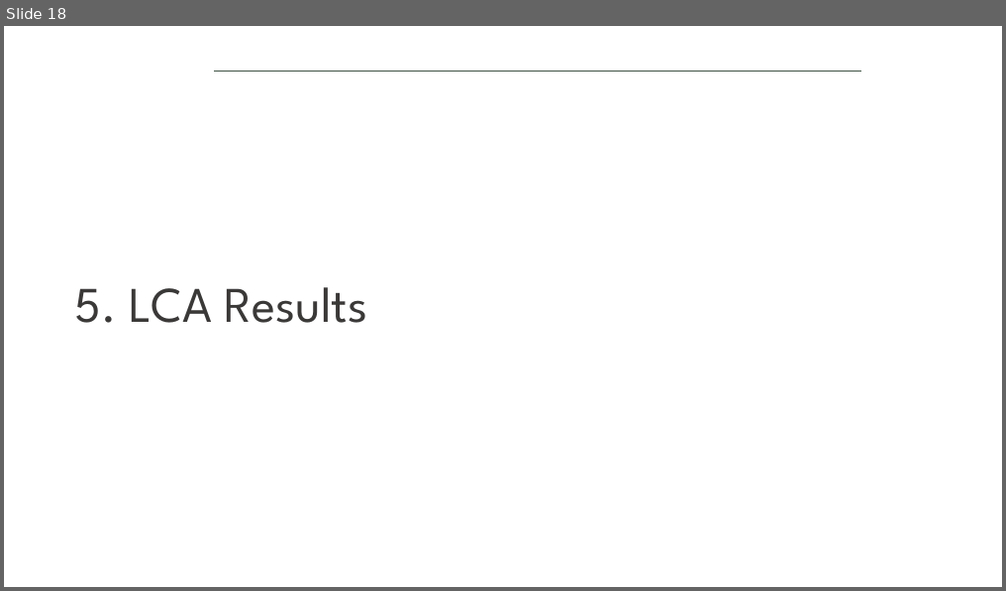
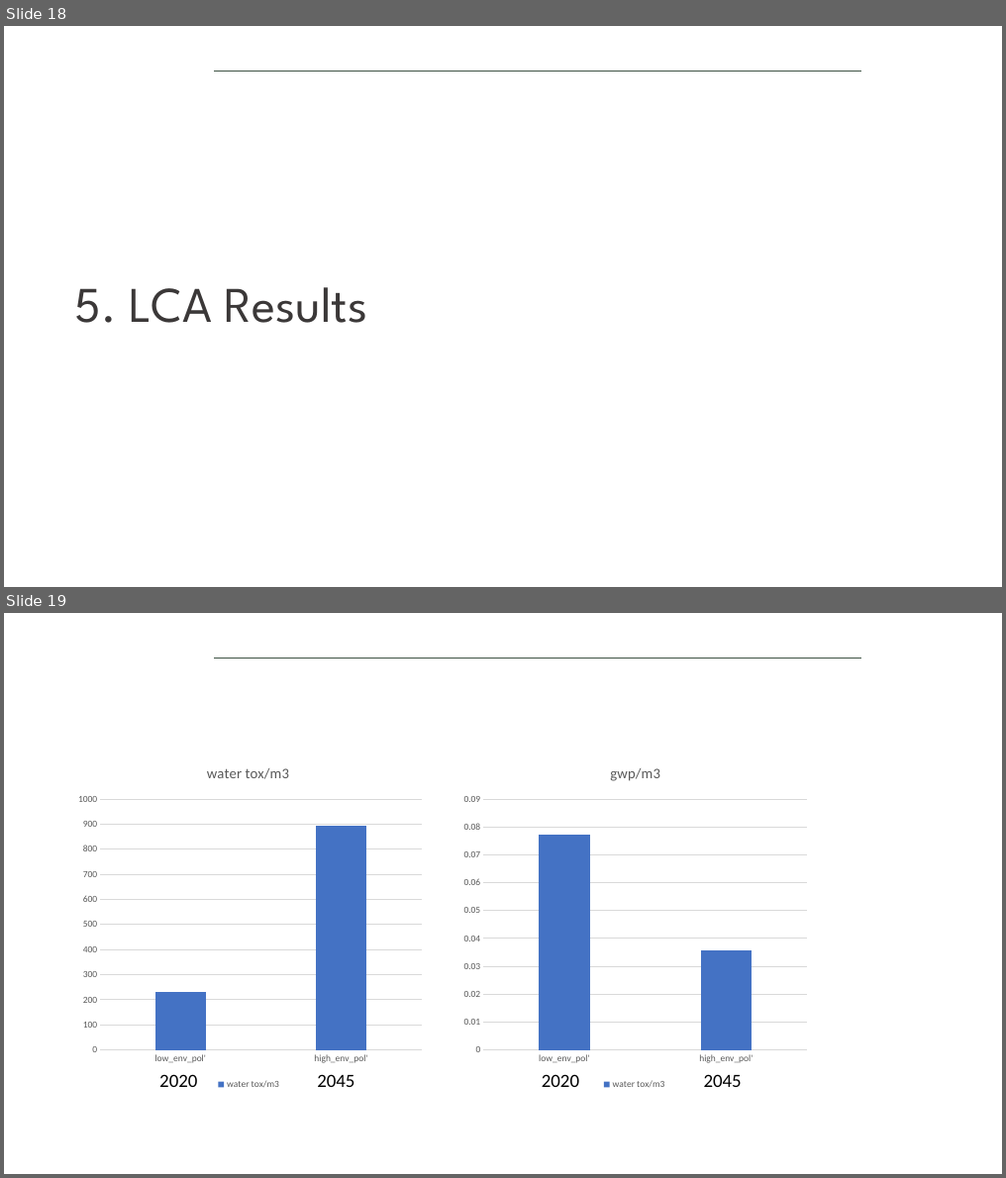
Before and after one commit to isabelapi/PAW_MFA_LCA_2025, a slide deck: presentation/dds_autumn_school_2025_paw_presentation_14-11-2025.pptx. Shown one above the other, each under a label of ours: slide 18 before the commit, slides 18 and 19 after it. The pictures are 1006x591 and 1006x1178 pixels, drawn with LibreOffice and Linux fonts; fonts in the diff are those of the drawing; background and template pictures are left out. Boxes give left, top, right and bottom in pixels: in the first picture for what was removed or moved away, otherwise in the second. Text is boxed around its words. In the diff, an @@ line names an element or a change of style, - is before the commit and + after.

Commit message:
slide lca added

```diff
--- a/presentation/dds_autumn_school_2025_paw_presentation_14-11-2025.pptx
+++ b/presentation/dds_autumn_school_2025_paw_presentation_14-11-2025.pptx
@@ slide 19 added at (x1=4, y1=613, x2=1002, y2=1174), background #FFFFFF; not listed: 1 template element that a slide beside it also shows @@
@@ column chart added at (x1=71, y1=750, x2=429, y2=1093) @@
+title "water tox/m3 "
+categories: low_env_pol', high_env_pol'
+water tox/m3 : 230, 890
@@ column chart added at (x1=456, y1=750, x2=814, y2=1093) @@
+title "gwp/m3 "
+categories: low_env_pol', high_env_pol'
+water tox/m3 : 0.077, 0.036
@@ text added at (x1=159, y1=1074, x2=197, y2=1087), 18 pt, text #000000 @@
+2020
@@ text added at (x1=317, y1=1074, x2=354, y2=1087), 18 pt, text #000000 @@
+2045
@@ text added at (x1=542, y1=1074, x2=579, y2=1087), 18 pt, text #000000 @@
+2020
@@ text added at (x1=704, y1=1074, x2=742, y2=1087), 18 pt, text #000000 @@
+2045
```
